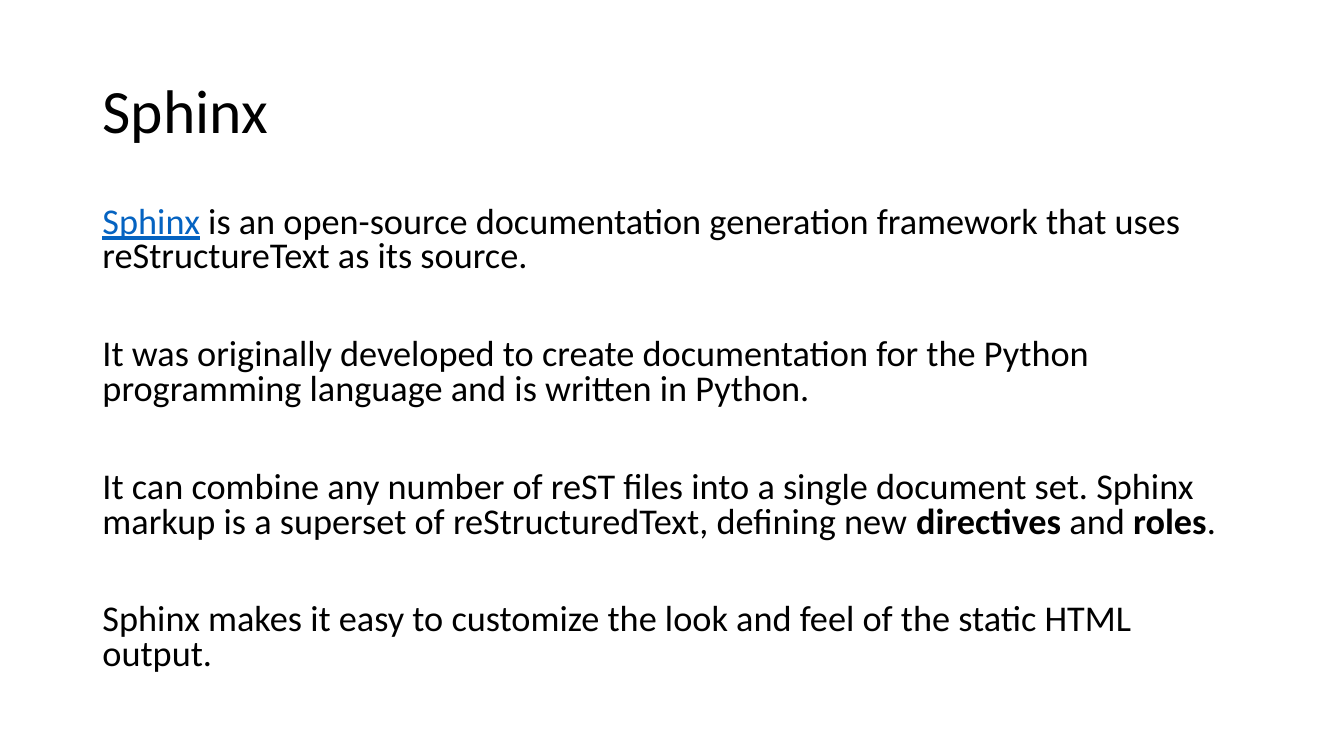
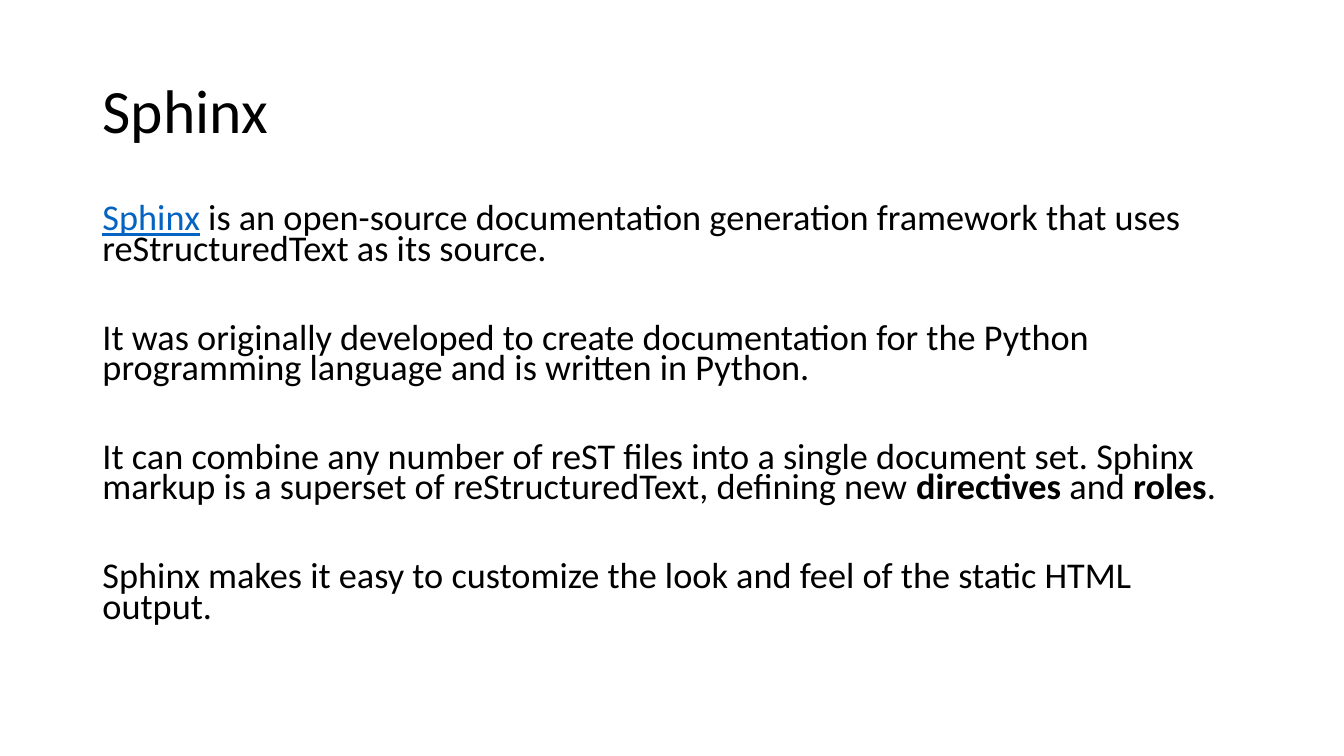
Before and after one commit to kevinputnam/tech-writing-school, a slide deck: slide 10 of _downloads/rest-sphinx-for-open-source.pptx (slide 9 before the commit). Drawn at 1344x756 pixels with LibreOffice and Linux fonts; fonts in the diff are those of the drawing. Boxes give left, top, right and bottom in pixels: in the first picture for what was removed or moved away, otherwise in the second. Text is boxed around its words. In the diff, an @@ line names an element or a change of style, - is before the commit and + after.

```diff
--- a/_downloads/rest-sphinx-for-open-source.pptx
+++ b/_downloads/rest-sphinx-for-open-source.pptx
@@ text at bbox=[102, 204, 1180, 262]: text changed @@
-Sphinx is an open-source documentation generation framework that uses reStructureText as its source.
+Sphinx is an open-source documentation generation framework that uses reStructuredText as its source.
@@ text at bbox=[102, 324, 1216, 625]: line spacing 0.8 to 0.7 @@
```
Also in this commit, not shown: 5 other slides changed, 2 slides added.
